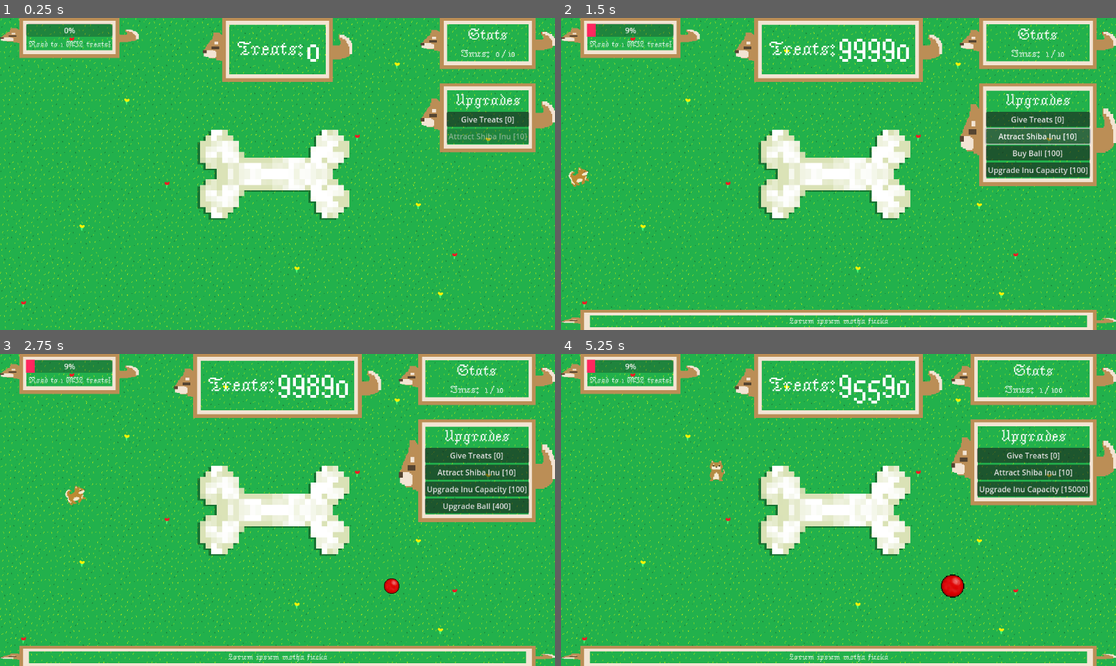
Above: before the commit, frames 1-4 (two rows, left to right).
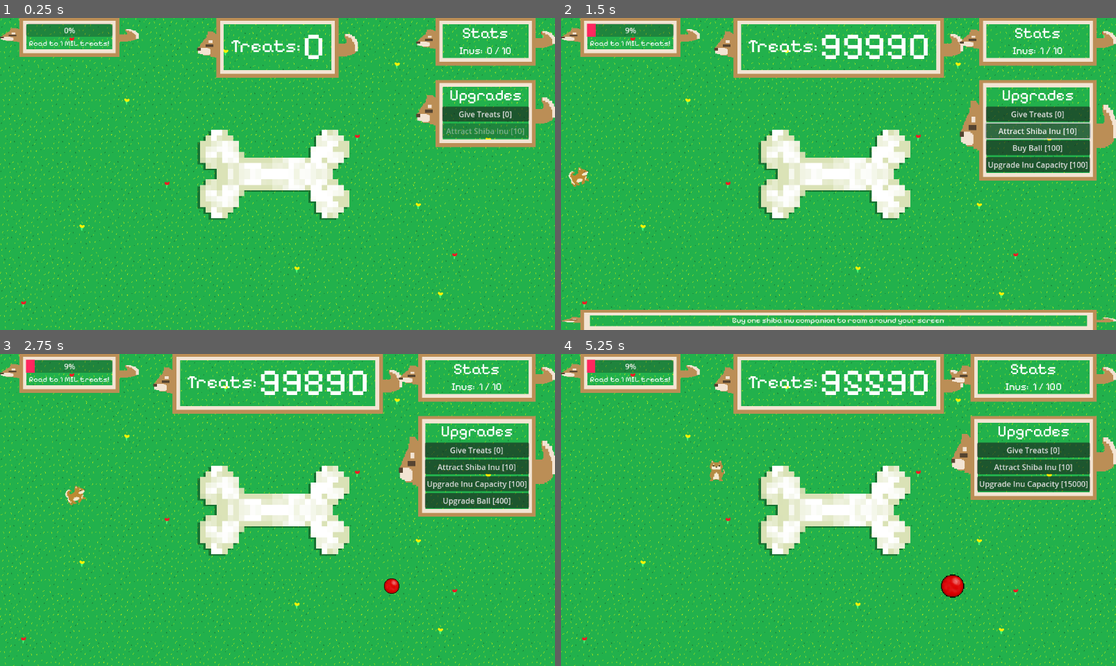
Above: after the commit, the same moments.

Repository: ejmejm/ShibaIdle
Game: Godot game, scene res://scenes/root.tscn
Same seed, same stepped clock (60 frames per second), same inputs: the game is played once before the commit and once after it.
Inputs:
- Up to frame 1 (0.25 s): no input
- Up to frame 2 (1.5 s): click "Give Treats [0]" at 0.5 s; click "Attract Shiba Inu [10]" at 1.25 s
- Up to frame 3 (2.75 s): click "Buy Ball [100]" at 2 s
- Up to frame 4 (5.25 s): click "Upgrade Inu Capacity [100]" at 2.75 s; click "Upgrade Ball [400]" at 3.5 s; click "Upgrade Inu Capacity [800]" at 4.25 s; click "Upgrade Inu Capacity [3000]" at 5 s

The runs differ from the first frame. In frame 1, 7.4% of the frame differs, in the area x 0-100%, y 0-44%; in frame 2, 11%; in frame 3, 13%, in the area x 0-100%, y 0-100%; in frame 4, 13%.

Commit message:
hover desc + font swap

Diff:
--- a/themes/inu_theme.tres
+++ b/themes/inu_theme.tres
@@ -1,6 +1,6 @@
 [gd_resource type="Theme" load_steps=4 format=3 uid="uid://kpuvauydmypn"]
 
-[ext_resource type="FontFile" uid="uid://c4fel6edk5vlw" path="res://themes/JacquardaBastarda9-Regular.ttf" id="1_77nor"]
+[ext_resource type="FontFile" uid="uid://dmryibx0d1idd" path="res://themes/PixelifySans-VariableFont_wght.ttf" id="1_fey60"]
 [ext_resource type="Texture2D" uid="uid://d2v56aulvkmpb" path="res://sprites/Border.png" id="2_tni7g"]
 
 [sub_resource type="StyleBoxTexture" id="StyleBoxTexture_gbemd"]
@@ -11,5 +11,5 @@
 texture_margin_bottom = 20.0
 
 [resource]
-Label/fonts/font = ExtResource("1_77nor")
+Label/fonts/font = ExtResource("1_fey60")
 PanelContainer/styles/panel = SubResource("StyleBoxTexture_gbemd")
--- a/upgrade_button.gd
+++ b/upgrade_button.gd
@@ -2,6 +2,7 @@
 extends Button
 
 @onready var description_panel: PanelContainer = $/root/Root/UICanvas/DescriptionPanel
+@onready var description_label: Label = $/root/Root/UICanvas/DescriptionPanel/MarginContainer/CenterContainer/Label
 
 var _upgrade: BaseUpgrade
 var lock := Mutex.new()
@@ -29,9 +30,10 @@
 
 
 func _on_button_hovered() -> void:
+	description_label.text = _upgrade.description
 	description_panel.visible = true
 
 
 
 func _on_button_unhovered() -> void:
-	pass # Replace with function body.
+	description_panel.visible = false
Binary file added: themes/PixelifySans-VariableFont_wght.ttf
Not shown, added: themes/PixelifySans-VariableFont_wght.ttf.import
